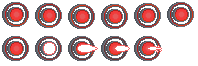
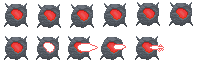
Layers edited between the first and the second (198, 66) image:
hid "Portal Bot Glow" over [43, 42, 162, 55]
hid "Portal Bot" over [2, 2, 194, 61]
showed "Glow", moved it above "Legs", painted on it over [43, 42, 164, 53]
added layer "Legs" above "gazer_robot.png copy" over [4, 2, 193, 60]
showed "gazer_robot.png copy", painted on it over [5, 3, 192, 60]
